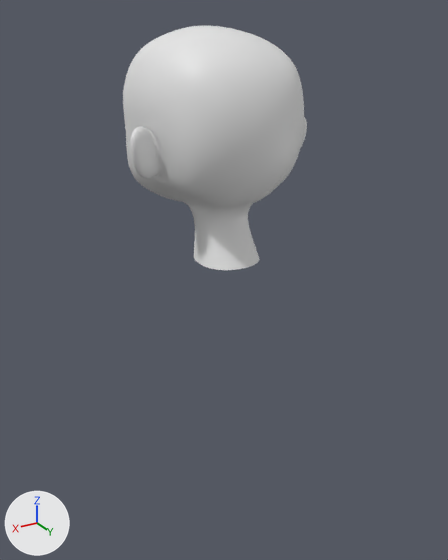
Two versions of the Blender file 신민정/hipoly_girl.blend, one commit apart.
Camera for both pictures: a 50 mm camera at (2.72, 4.78, 0.96) aimed at (-0.06, 0.15, -1.36). Arrows for +X, +Y and +Z are at lower left; the lights stay in place. The older version comes first.
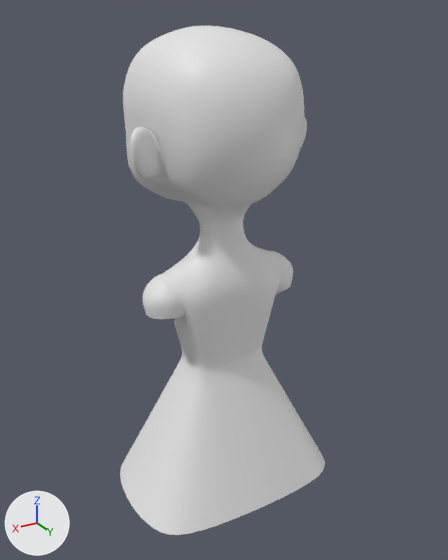
Boxes (x1, y1, x2, y2) around the edits, measured in the pictures (448 x 560 px):
```json
{"object": "Cube", "change": "reshaped", "before": [123, 26, 307, 270], "after": [120, 26, 325, 535], "on screen": "11% wider, 108% taller"}
{"part": 1, "of": "me_cube_001", "change": "built on", "before": [190, 204, 259, 270], "after": [120, 204, 325, 535]}
```

Edits to the scene script, one JSON object a line:
```json
{"block": "me_cube_001", "where": "# used by ob_cube; location = (0.0, 0.0, 0.0)"}
{"op": "remove", "block": "me_cube_001", "code": "me_cube_001.from_pydata(...)  # 148 vertices, 129 faces; spans x 0.0..0.88, y -0.87..0.9, z -1.07..0.88"}
{"op": "add", "block": "me_cube_001", "code": "me_cube_001.from_pydata(...)  # 236 vertices, 209 faces; spans x 0.0..1.08, y -0.87..1.03, z -3.46..0.88"}
{"block": "me_cube_001", "change": "me_cube_001 part 1"}
{"block": "me_cube_001", "change": "7 vertices in x 0.0..0.24, y -0.03..0.43, z -0.76..-0.62 move by (0.0, 0.0, 0.01)"}
{"block": "me_cube_001", "change": "3 vertices in x 0.65..0.69, y 0.26..0.33, z -0.1..0.36 move by (0.0, 0.04, 0.0)"}
{"block": "me_cube_001", "change": "19 vertices move from x 0.0..0.73, y -0.03..0.6, z -1.07..0.13 to x 0.0..0.73, y 0.02..0.41, z -1.0..0.13"}
{"block": "me_cube_001", "change": "57 vertices are added at x 0.0..1.08, y -0.55..1.03, z -3.46..-1.16"}
{"block": "me_cube_001", "change": "11 new vertices lie (0.03, 0.13, 0.12) away from vertices in x 0.46..0.61, y -0.02..0.29, z -1.59..-1.27"}
{"block": "me_cube_001", "change": "5 new vertices lie (0.01, 0.19, 0.0) away from vertices in x 0.56, y 0.11, z -1.15"}
{"block": "me_cube_001", "change": "5 new vertices lie (-0.03, 0.12, -0.14) away from vertices in x 0.57, y 0.3, z -1.15"}
{"block": "me_cube_001", "change": "5 new vertices lie (0.0, -0.19, 0.01) away from vertices in x 0.46, y 0.29, z -1.59"}
{"block": "me_cube_001", "change": "5 new vertices lie (-0.04, -0.01, -0.18) away from vertices in x 0.53, y -0.02, z -1.27"}
{"block": "me_cube_001", "change": "80 new faces join them"}
```
